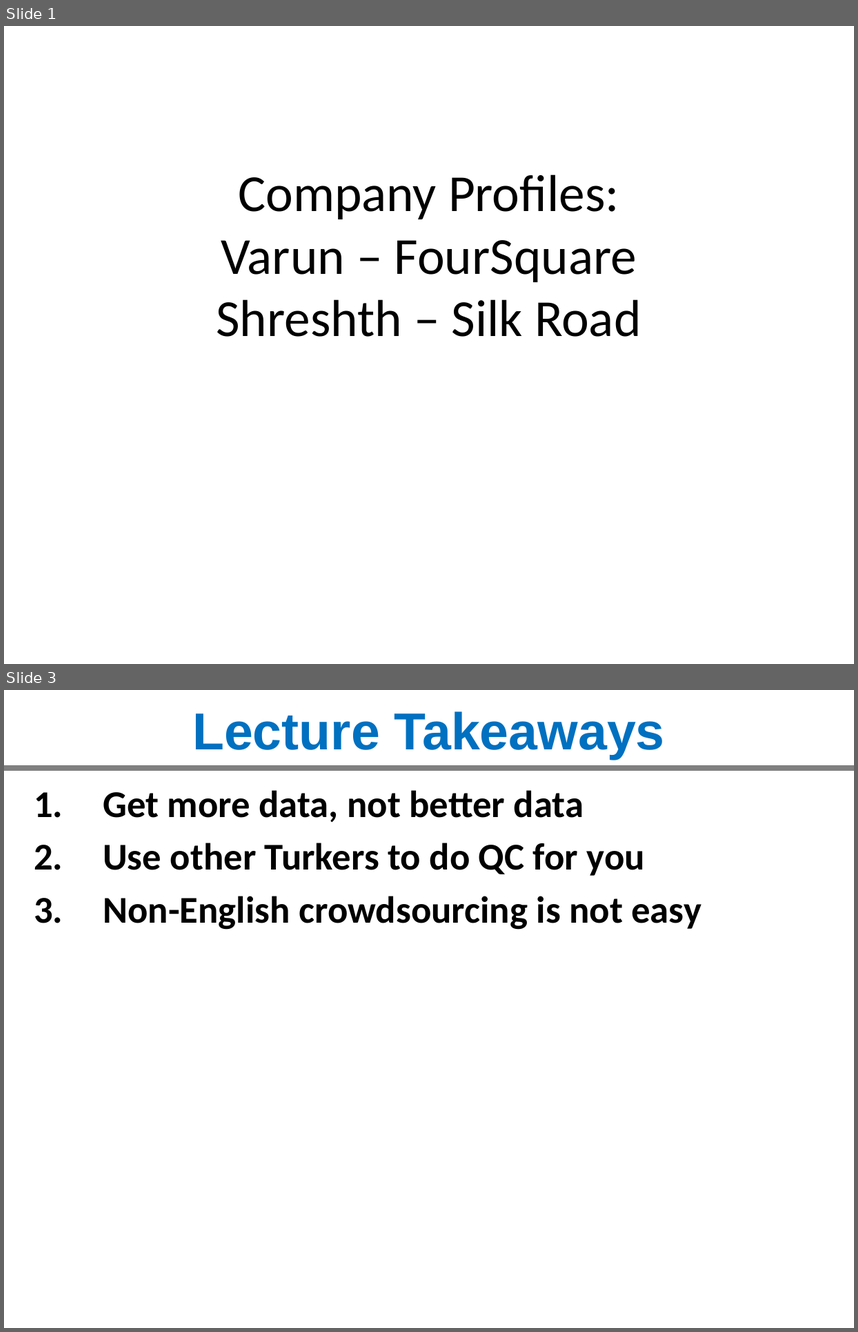
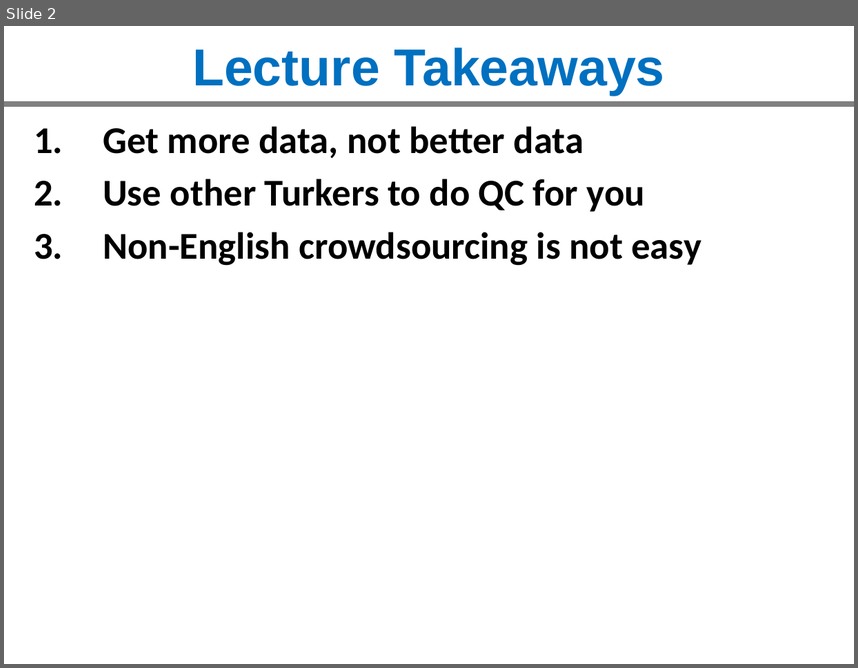
Before and after one commit to crowdsourcing-class/crowdsourcing-class.github.io, a slide deck: slides/crowdsourcing-speech-recognition.pptx. Shown one above the other, each under a label of ours: slides 1 and 3 before the commit, slide 2 after it; the slides between them are not shown. The pictures are 858x1332 and 858x668 pixels, drawn with LibreOffice and Linux fonts; fonts in the diff are those of the drawing. Boxes give left, top, right and bottom in pixels: in the first picture for what was removed or moved away, otherwise in the second. Text is boxed around its words. In the diff, an @@ line names an element or a change of style, - is before the commit and + after.

```diff
--- a/slides/crowdsourcing-speech-recognition.pptx
+++ b/slides/crowdsourcing-speech-recognition.pptx
@@ slide 1 removed at (x1=4, y1=26, x2=854, y2=664), background #FFFFFF @@
@@ title removed at (x1=216, y1=174, x2=642, y2=336) @@
-Company Profiles:
-Varun – FourSquare
-Shreshth – Silk Road
@@ what was slide 3 is now slide 2 @@
```
Also in this commit, not shown: 1 slide changed, 3 other files.
